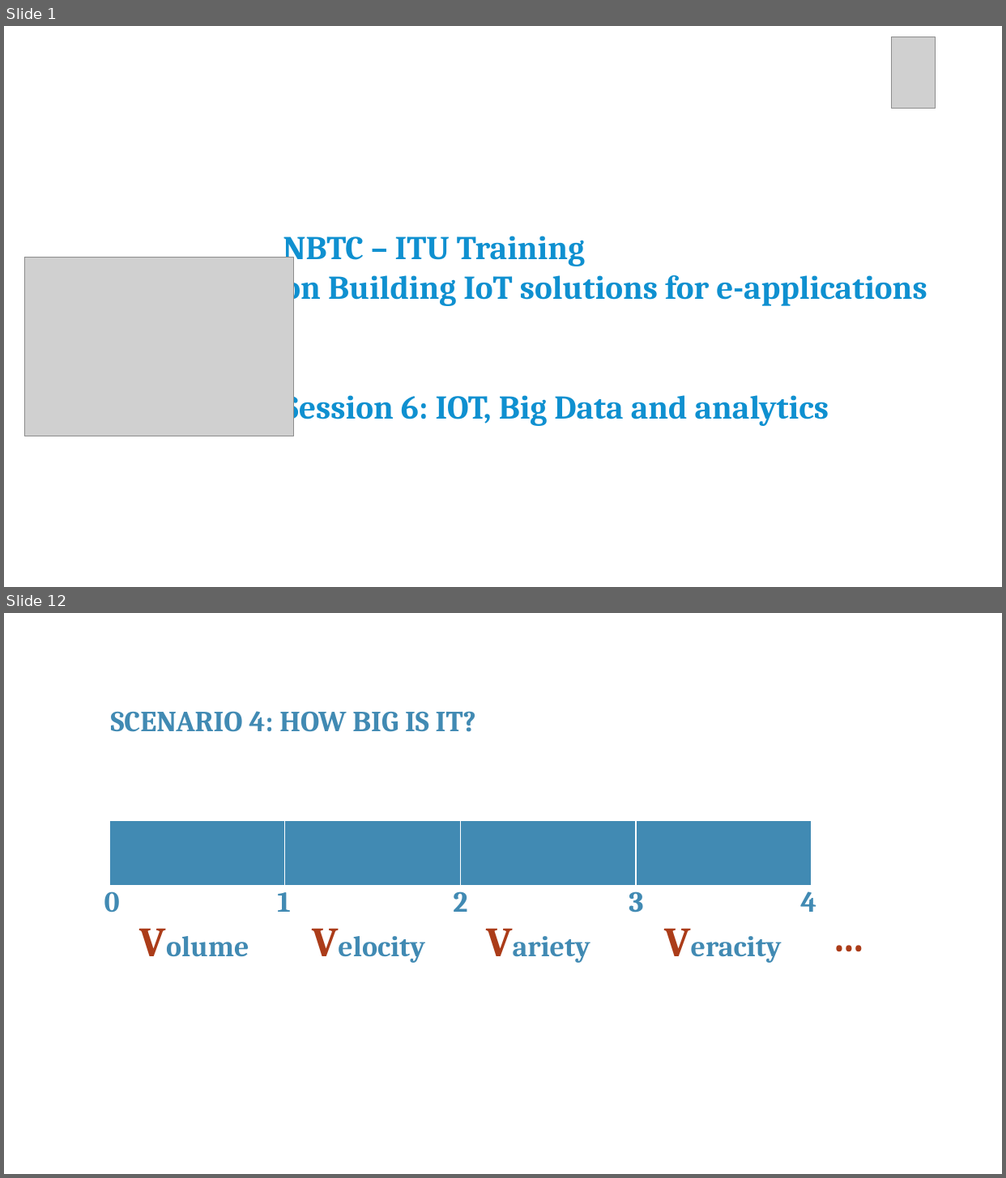
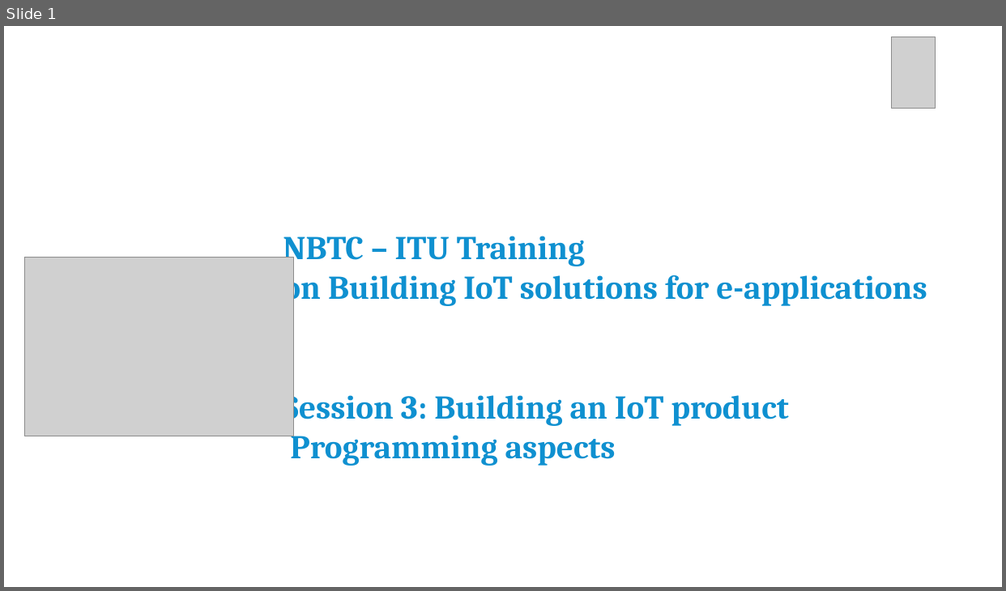
Before and after one commit to franckalbinet/iot-nbtc-itu, a slide deck: presentations/session-3-building-iot-products-programming-aspects.pptx. Shown one above the other, each under a label of ours: slides 1 and 12 before the commit, slide 1 after it; the slides between them are not shown. The pictures are 1006x1178 and 1006x591 pixels, drawn with LibreOffice and Linux fonts; fonts in the diff are those of the drawing; grey boxes stand for pictures; background and template pictures are left out. Boxes give left, top, right and bottom in pixels: in the first picture for what was removed or moved away, otherwise in the second. Text is boxed around its words. In the diff, an @@ line names an element or a change of style, - is before the commit and + after.

Commit message:
draftet pres. for ml and iot-prog-aspects + data analysis continued

```diff
--- a/presentations/session-3-building-iot-products-programming-aspects.pptx
+++ b/presentations/session-3-building-iot-products-programming-aspects.pptx
@@ slide 12 removed at (x1=4, y1=613, x2=1002, y2=1174), background #FFFFFF @@
@@ text removed at (x1=111, y1=711, x2=476, y2=732) @@
-SCENARIO 4: HOW BIG IS IT?
@@ table removed at (x1=109, y1=821, x2=810, y2=886), 1 rows, 4 columns @@
- |  |  | 
@@ text removed at (x1=104, y1=892, x2=120, y2=912) @@
-0
@@ text removed at (x1=277, y1=892, x2=290, y2=912) @@
-1
@@ text removed at (x1=453, y1=892, x2=467, y2=912) @@
-2
@@ text removed at (x1=629, y1=892, x2=643, y2=913) @@
-3
@@ text removed at (x1=800, y1=892, x2=816, y2=912) @@
-4
@@ text removed at (x1=133, y1=911, x2=258, y2=969) @@
-Volume
@@ text removed at (x1=305, y1=911, x2=454, y2=969) @@
-Velocity
@@ text removed at (x1=479, y1=911, x2=629, y2=969) @@
-Variety
@@ text removed at (x1=658, y1=911, x2=808, y2=969) @@
-Veracity
@@ text removed at (x1=826, y1=907, x2=976, y2=965) @@
-…
@@ slide 1 changed as well @@
@@ text at (x1=283, y1=388, x2=789, y2=466): text changed @@
-Session 6: IOT, Big Data and analytics
+Session 3: Building an IoT product Programming aspects
```
Also in this commit, not shown: 10 slides added, 22 other slides removed, 2 other files.
